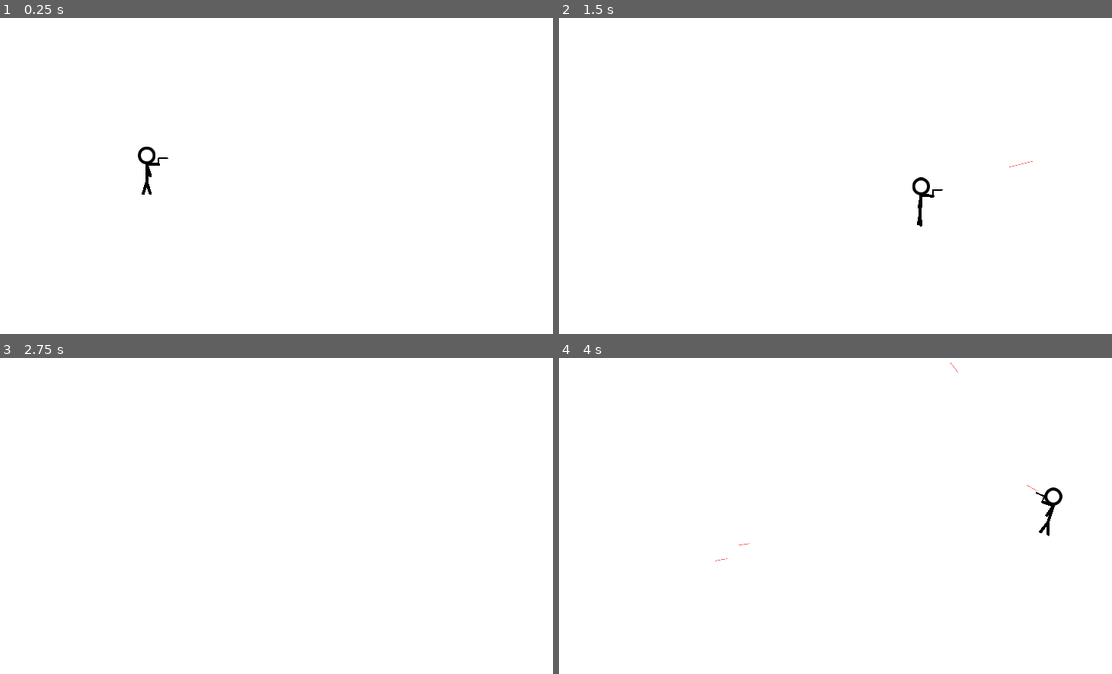
Above: before the commit, frames 1-4 (two rows, left to right).
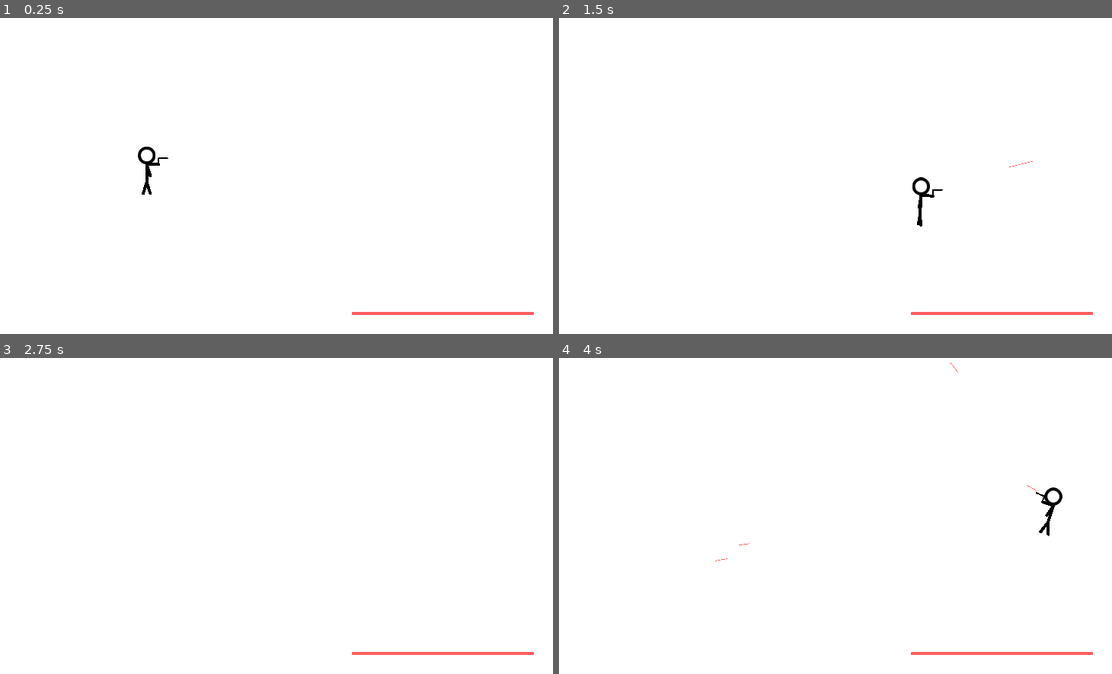
Above: after the commit, the same moments.

Repository: illogicalapple/stickmaniac
Game: Godot game, scene res://Root.tscn
Same seed, same stepped clock (60 frames per second), same inputs: the game is played once before the commit and once after it.
Inputs:
- Up to frame 1 (0.25 s): no input
- Up to frame 2 (1.5 s): tap Enter at 0.5 s; hold Right (ui_right) 0.53-1.28 s; hold Space (pew_pew) 0.53-1.28 s; hold Down (ui_down) from 1.28 s (still down); tap Space (pew_pew) at 1.35 s
- Up to frame 3 (2.75 s): release Down (ui_down) at 2.03 s; hold Right (ui_right) from 2.03 s (still down); hold Space (pew_pew) from 2.03 s (still down)
- Up to frame 4 (4 s): release Right (ui_right) at 2.78 s; release Space (pew_pew) at 2.78 s; hold Up (ui_up) 2.78-3.53 s; tap Space (pew_pew) at 2.85 s; tap Enter at 3.5 s; hold Left (ui_left) from 3.53 s (still down); hold Space (pew_pew) from 3.53 s (still down)

The runs differ from the first frame. In frame 1, 0.3% of the frame differs, in the area x 63-97%, y 93-94%; in frame 2, 0.3%; in frame 3, 0.3%; in frame 4, 0.3%.

Commit message:
add health bar
add health bar and fix the screen height being zero

Diff:
--- /dev/null
+++ b/GUI.tscn
@@ -0,0 +1,33 @@
+[gd_scene load_steps=3 format=2]
+
+[sub_resource type="StyleBoxFlat" id=1]
+bg_color = Color( 1, 0.372549, 0.372549, 1 )
+corner_radius_top_left = 5
+corner_radius_top_right = 5
+corner_radius_bottom_right = 5
+corner_radius_bottom_left = 5
+
+[sub_resource type="StyleBoxFlat" id=2]
+bg_color = Color( 0.784314, 0.784314, 0.784314, 1 )
+corner_radius_top_left = 5
+corner_radius_top_right = 5
+corner_radius_bottom_right = 5
+corner_radius_bottom_left = 5
+
+[node name="GUI" type="Control"]
+anchor_right = 1.0
+anchor_bottom = 1.0
+
+[node name="HealthBar" type="ProgressBar" parent="."]
+anchor_left = 1.0
+anchor_top = 1.0
+anchor_right = 1.0
+anchor_bottom = 1.0
+margin_left = -338.0
+margin_top = -37.0
+margin_right = -32.0
+margin_bottom = -32.0
+custom_styles/fg = SubResource( 1 )
+custom_styles/bg = SubResource( 2 )
+value = 100.0
+percent_visible = false
--- a/Root.gd
+++ b/Root.gd
@@ -1,4 +1,4 @@
-extends Node2D
+extends Node
 
 func _ready():
 	Engine.set_target_fps(60)
--- a/Root.tscn
+++ b/Root.tscn
@@ -1,11 +1,16 @@
-[gd_scene load_steps=4 format=2]
+[gd_scene load_steps=5 format=2]
 
 [ext_resource path="res://Root.gd" type="Script" id=1]
 [ext_resource path="res://stickmin/Stickmin.tscn" type="PackedScene" id=2]
 [ext_resource path="res://spawners/Spawners.tscn" type="PackedScene" id=3]
+[ext_resource path="res://GUI.tscn" type="PackedScene" id=4]
 
-[node name="Root" type="Node2D"]
+[node name="Root" type="Node"]
 script = ExtResource( 1 )
+
+[node name="GUI" parent="." instance=ExtResource( 4 )]
+grow_horizontal = 2
+grow_vertical = 2
 
 [node name="Stickmin" parent="." instance=ExtResource( 2 )]
 
